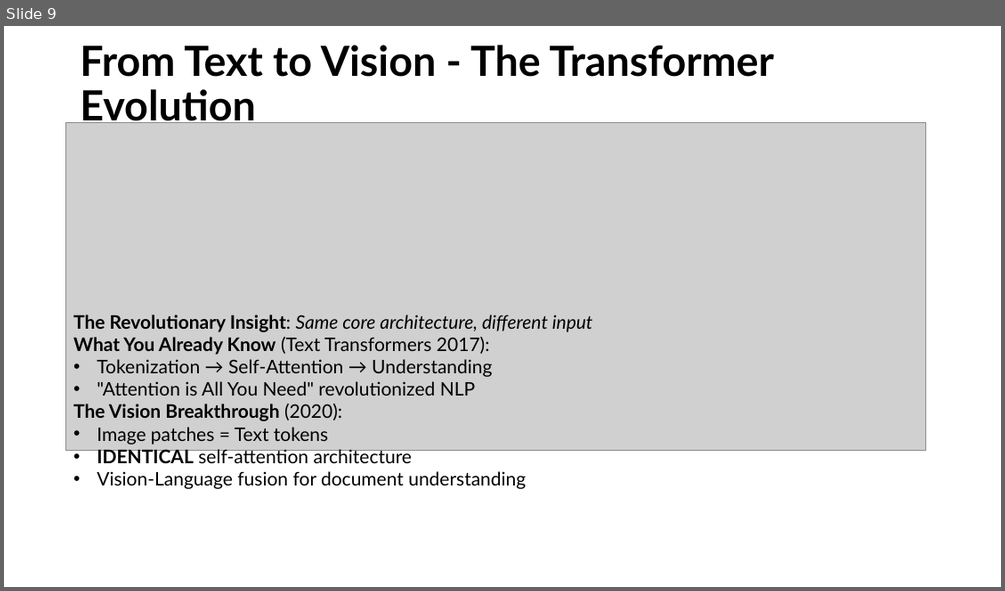
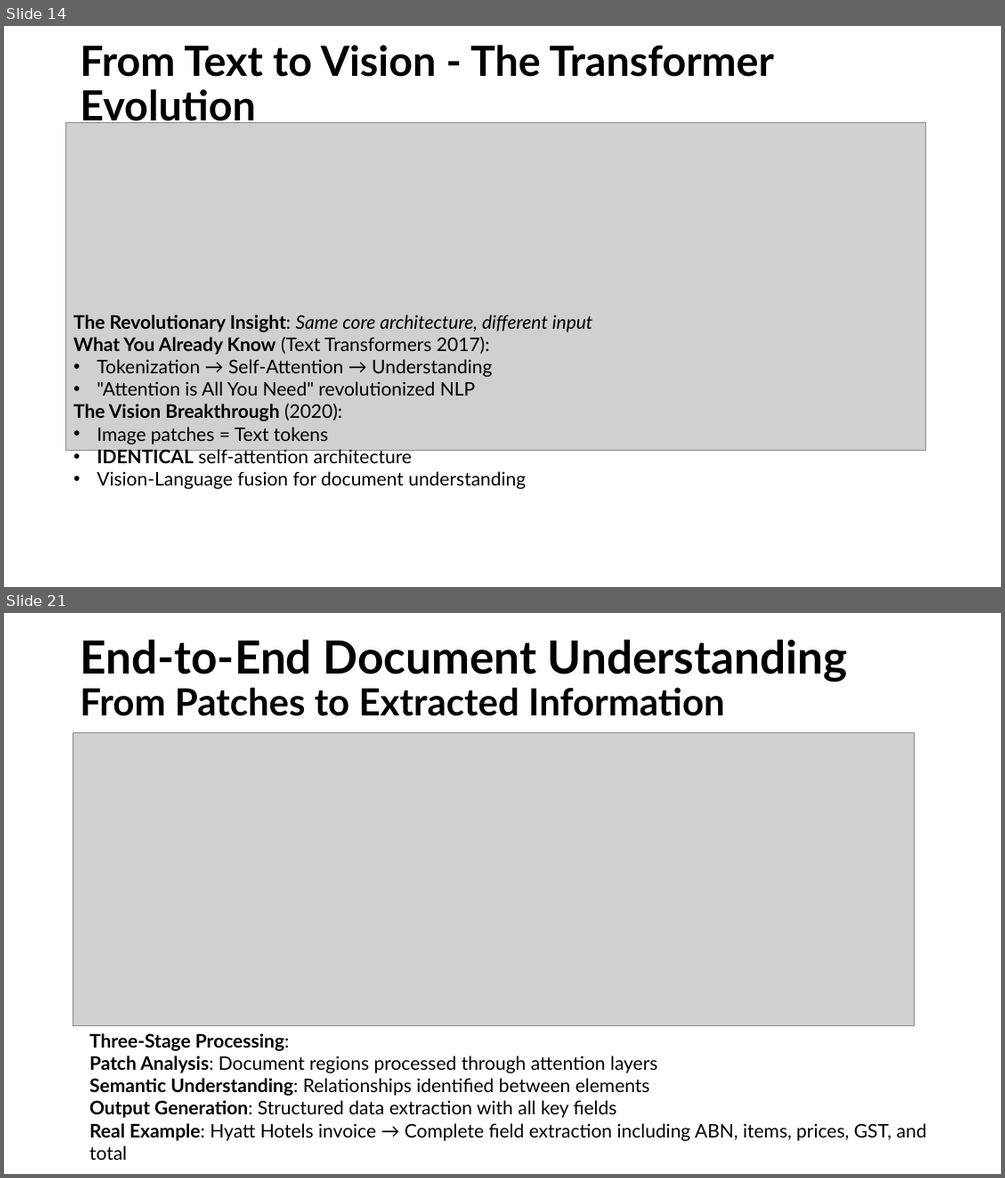
Before and after one commit to tmnestor/unified_vision_processor_minimal, a slide deck: presentation_materials/vision_transformers.pptx. Shown one above the other, each under a label of ours: slide 9 before the commit, slides 14 and 21 after it; the slides between them are not shown. The pictures are 1005x591 and 1005x1178 pixels, drawn with LibreOffice and Linux fonts; fonts in the diff are those of the drawing; grey boxes stand for pictures. Boxes give left, top, right and bottom in pixels: in the first picture for what was removed or moved away, otherwise in the second. Text is boxed around its words. In the diff, an @@ line names an element or a change of style, - is before the commit and + after.

```diff
--- a/presentation_materials/vision_transformers.pptx
+++ b/presentation_materials/vision_transformers.pptx
@@ slide 21 added at box(4, 613, 1001, 1174), background #FFFFFF @@
@@ title added at box(80, 640, 848, 716), 36 pt, text #000000, bold @@
+End-to-End Document Understanding
+From Patches to Extracted Information
@@ picture added at box(73, 732, 914, 1025) @@
@@ text added at box(89, 1033, 927, 1141), 18 pt, text #000000 @@
+Three-Stage Processing:
+Patch Analysis: Document regions processed through attention layers
+Semantic Understanding: Relationships identified between elements
+Output Generation: Structured data extraction with all key fields
+Real Example: Hyatt Hotels invoice → Complete field extraction including ABN, items, prices, GST, and total
@@ what was slide 9 is now slide 14 @@
```
Also in this commit, not shown: 3 slides changed, 13 other slides added, 6 slides removed, 1 other file.
